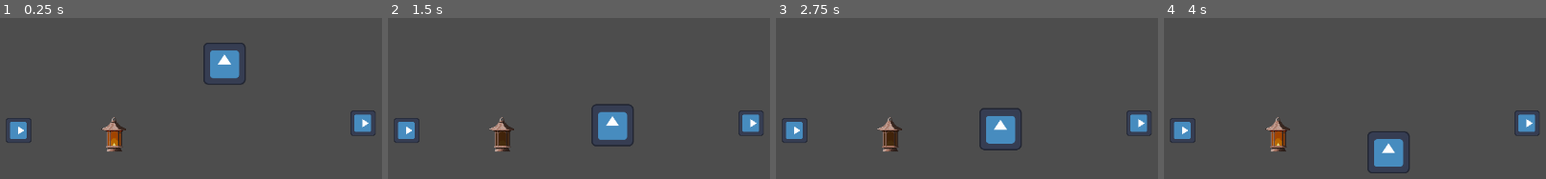
Above: before the commit, frames 1-4 (left to right).
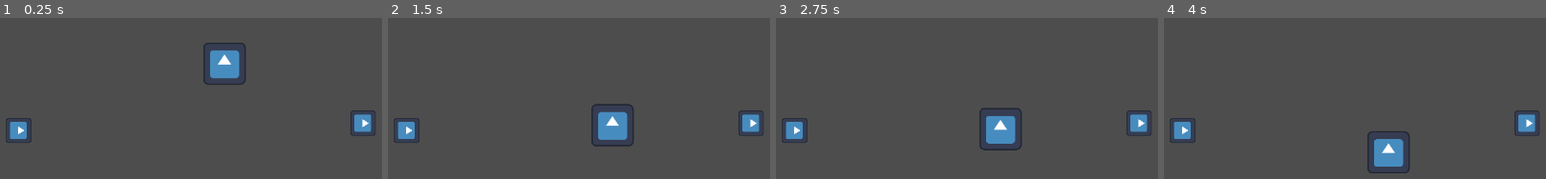
Above: after the commit, the same moments.

Repository: Kur3nai/Thread_the_dungeon
Game: Godot game, scene res://scene/main.tscn
Same seed, same stepped clock (60 frames per second), same inputs: the game is played once before the commit and once after it. The engine's default icon, where the game draws it, is replaced by a stand-in: a white triangle on a blue panel in a dark square.
Inputs:
- Up to frame 1 (0.25 s): no input
- Up to frame 2 (1.5 s): tap Enter (ui_accept) at 0.5, 0.77 s
- Up to frame 3 (2.75 s): tap Enter (ui_accept) at 1.52, 2 s
- Up to frame 4 (4 s): tap Enter (ui_accept) at 3.02, 3.77 s

The runs differ from the first frame. In frame 1, 0.7% of the frame differs, in the area x 26-33%, y 61-83%; in frame 2, 0.7%; in frame 3, 0.7%; in frame 4, 0.7%.
Error before the commit: Invalid assignment of property or key 'visible' with value of type 'bool' on a base object of type 'null instance'. (res://scripts/shady_x.gd:11)

Commit message:
Refactor 2.0

Diff:
--- a/thread/scene/Mechanics/Light.tscn
+++ b/thread/scene/Mechanics/Light.tscn
@@ -1,7 +1,7 @@
 [gd_scene load_steps=12 format=3 uid="uid://x1jn6h6qt1uk"]
 
 [ext_resource type="Script" uid="uid://do26ww877jwvu" path="res://scripts/light.gd" id="1_ucn8g"]
-[ext_resource type="Texture2D" uid="uid://e5wldlfeo34s" path="res://assets/Lantern 1 - Beonze and Orange.png" id="2_haytn"]
+[ext_resource type="Texture2D" uid="uid://e5wldlfeo34s" path="res://assets/Png/Lantern 1 - Beonze and Orange.png" id="2_haytn"]
 
 [sub_resource type="AtlasTexture" id="AtlasTexture_hdfew"]
 atlas = ExtResource("2_haytn")
--- a/thread/scripts/shady_x.gd
+++ b/thread/scripts/shady_x.gd
@@ -1,7 +1,7 @@
 extends CharacterBody2D
 
 @onready var pick_up: Label = $pick_up
-@onready var torch: Sprite2D = $Torch
+@onready var torch: Area2D = $"../Light"
 
 
 const SPEED = 300.0
Not shown, added: thread/assets/Audio/opening-bell-421471.mp3.import
Renamed: thread/assets/Lantern 1 - Beonze and Orange.png -> thread/assets/Png/Lantern 1 - Beonze and Orange.png
Not shown, changed: thread/assets/Png/Lantern 1 - Beonze and Orange.png.import
Not shown, removed: thread/assets/opening-bell-421471.mp3.import
Not shown, added: thread/assets/Audio/opening-bell-421471.mp3
